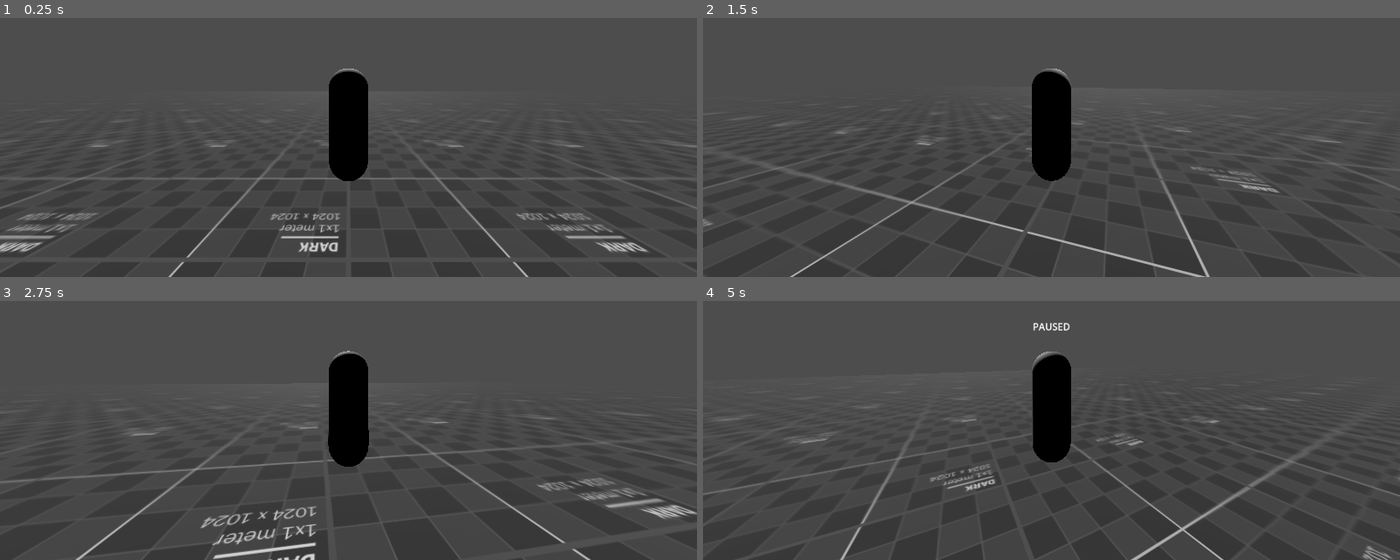
Above: before the commit, frames 1-4 (two rows, left to right).
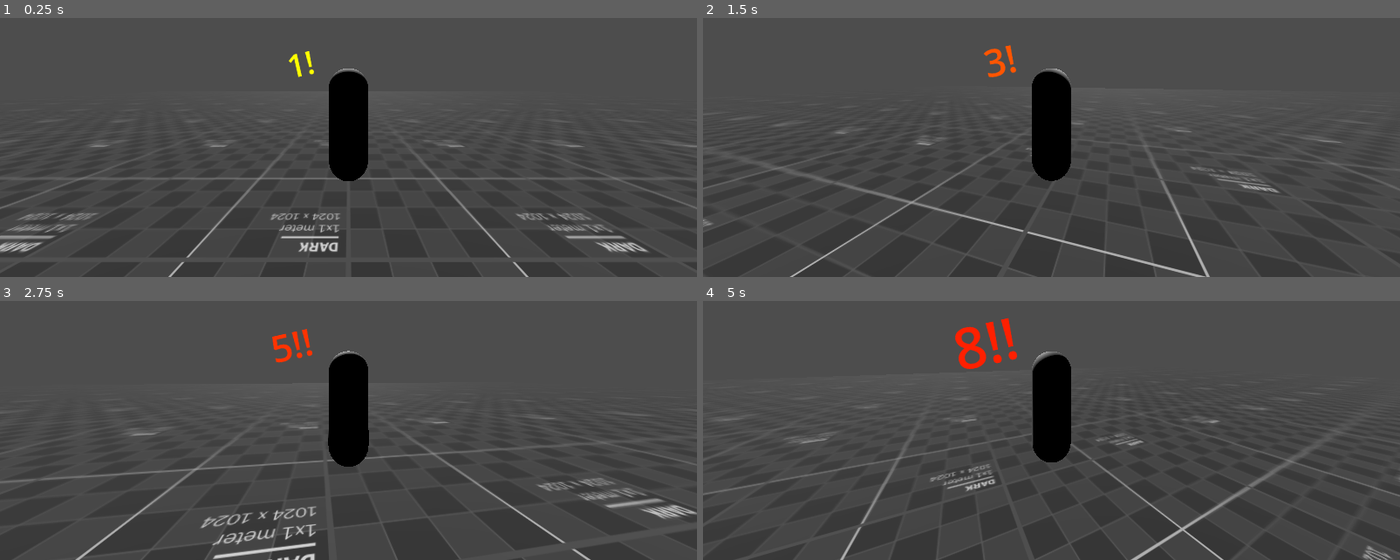
Above: after the commit, the same moments.

Repository: dairycultist/CityZoomer
Game: Godot game, scene res://level.tscn
Same seed, same stepped clock (60 frames per second), same inputs: the game is played once before the commit and once after it.
Inputs (mouse positions are in pixels of both pictures, inside the frame that each line leads up to):
- Up to frame 1 (0.25 s): no input
- Up to frame 2 (1.5 s): move the mouse to (1086, 80) at 0.52 s; hold W (walk_up) from 0.53 s (still down); move the mouse to (1016, 82) at 1.27 s
- Up to frame 3 (2.75 s): keep holding W (walk_up); move the mouse to (362, 357) at 2.02 s
- Up to frame 4 (5 s): move the mouse to (1044, 370) at 2.77 s; move the mouse to (1100, 368) at 3.52 s; tap Escape (pause) at 4.15 s; move the mouse to (842, 306) at 4.27 s; release W (walk_up) at 4.28 s; hold A (walk_left) from 4.28 s (still down)

The runs differ from the first frame. In frame 1, 0.1% of the frame differs, in the area x 41-46%, y 12-23%; in frame 2, 0.2%; in frame 3, 0.3%; in frame 4, 0.8%, in the area x 36-53%, y 6-27%.

Commit message:
Combo visuals

Diff:
--- a/player/player.gd
+++ b/player/player.gd
@@ -15,10 +15,11 @@
 ## change direction in the air while maintaining speed.
 @export_range(0.0, 0.1, 0.001, "or_greater") var forward_coherence: float = 0.05
 
+var combo_amt: int = 0
+
 func _ready() -> void:
 
 	Input.set_mouse_mode(Input.MOUSE_MODE_CAPTURED)
-	$PauseMenu.visible = false
 
 func _process(delta: float) -> void:
 
@@ -37,9 +38,19 @@
 
 	# jumping
 	if is_on_floor():
+
 		velocity.y = jump_speed
+		$HopSound.pitch_scale = randf_range(0.9, 1.1)
 		$HopSound.play()
-		$HopSound.pitch_scale = randf_range(0.9, 1.1)
+
+		$ComboSound.pitch_scale = pow(2, combo_amt / 12.0)
+		$ComboSound.play()
+		combo_amt += 1
+		$ComboLabel.text = str(combo_amt) + ("!" if combo_amt < 5 else "!!")
+		$ComboLabel.label_settings.font_size = 0
+		$ComboLabel.label_settings.font_color = Color(1., 1. / combo_amt, 0.)
+
+	$ComboLabel.label_settings.font_size = lerp($ComboLabel.label_settings.font_size, 48 + combo_amt * 6, 20.0 * delta)
 
 	move_and_slide()
 
@@ -70,10 +81,8 @@
 
 		if Input.mouse_mode == Input.MOUSE_MODE_CAPTURED:
 			Input.set_mouse_mode(Input.MOUSE_MODE_VISIBLE)
-			$PauseMenu.visible = true
 		else:
 			Input.set_mouse_mode(Input.MOUSE_MODE_CAPTURED)
-			$PauseMenu.visible = false
 
 	if event is InputEventMouseMotion and Input.mouse_mode == Input.MOUSE_MODE_CAPTURED:
 
--- a/player/player.tscn
+++ b/player/player.tscn
@@ -1,7 +1,8 @@
-[gd_scene load_steps=5 format=3 uid="uid://ng6xdry7dssv"]
+[gd_scene load_steps=7 format=3 uid="uid://ng6xdry7dssv"]
 
 [ext_resource type="Script" uid="uid://db4nmoieo5cus" path="res://player/player.gd" id="1_4flbx"]
 [ext_resource type="AudioStream" uid="uid://v3dpiw87ok7o" path="res://player/hop.wav" id="3_g1dw6"]
+[ext_resource type="AudioStream" uid="uid://bcyfv4qy5kx3a" path="res://player/combo.mp3" id="3_yw30f"]
 
 [sub_resource type="CapsuleShape3D" id="CapsuleShape3D_mlf6e"]
 radius = 0.3
@@ -10,6 +11,9 @@
 [sub_resource type="CapsuleMesh" id="CapsuleMesh_g1dw6"]
 radius = 0.3
 height = 1.7
+
+[sub_resource type="LabelSettings" id="LabelSettings_g1dw6"]
+font_size = 48
 
 [node name="Player" type="CharacterBody3D"]
 transform = Transform3D(-1, 0, -8.74228e-08, 0, 1, 0, 8.74228e-08, 0, -1, 0, 0, 0)
@@ -26,34 +30,30 @@
 transform = Transform3D(1, 0, 0, 0, 1, 0, 0, 0, 1, 0, 0.85, 0)
 shape = SubResource("CapsuleShape3D_mlf6e")
 
-[node name="PauseMenu" type="Control" parent="."]
-layout_mode = 3
-anchors_preset = 15
-anchor_right = 1.0
-anchor_bottom = 1.0
-grow_horizontal = 2
-grow_vertical = 2
+[node name="TempMesh" type="MeshInstance3D" parent="."]
+transform = Transform3D(1, 0, 0, 0, 1, 0, 0, 0, 1, 0, 0.85, 0)
+mesh = SubResource("CapsuleMesh_g1dw6")
 
-[node name="RichTextLabel" type="RichTextLabel" parent="PauseMenu"]
-layout_mode = 1
+[node name="HopSound" type="AudioStreamPlayer" parent="."]
+stream = ExtResource("3_g1dw6")
+
+[node name="ComboSound" type="AudioStreamPlayer" parent="."]
+stream = ExtResource("3_yw30f")
+
+[node name="ComboLabel" type="Label" parent="."]
 anchors_preset = 8
 anchor_left = 0.5
 anchor_top = 0.5
 anchor_right = 0.5
 anchor_bottom = 0.5
-offset_left = -52.5
-offset_top = -84.29
-offset_right = 52.5
-offset_bottom = -41.29
+offset_left = -250.0
+offset_top = -98.0
+offset_right = -50.0
+offset_bottom = 2.0
 grow_horizontal = 2
 grow_vertical = 2
-text = "PAUSED"
-horizontal_alignment = 1
-vertical_alignment = 1
-
-[node name="HopSound" type="AudioStreamPlayer" parent="."]
-stream = ExtResource("3_g1dw6")
-
-[node name="MeshInstance3D" type="MeshInstance3D" parent="."]
-transform = Transform3D(1, 0, 0, 0, 1, 0, 0, 0, 1, 0, 0.85, 0)
-mesh = SubResource("CapsuleMesh_g1dw6")
+rotation = -0.22165681
+pivot_offset = Vector2(200, 100)
+label_settings = SubResource("LabelSettings_g1dw6")
+horizontal_alignment = 2
+vertical_alignment = 2
Not shown, added: player/combo.mp3.import
Not shown, added: player/combo_end.mp3.import
Not shown, added: player/combo_fail.wav.import
Not shown, added: player/combo.mp3
Not shown, added: player/combo_end.mp3
Not shown, added: player/combo_fail.wav
